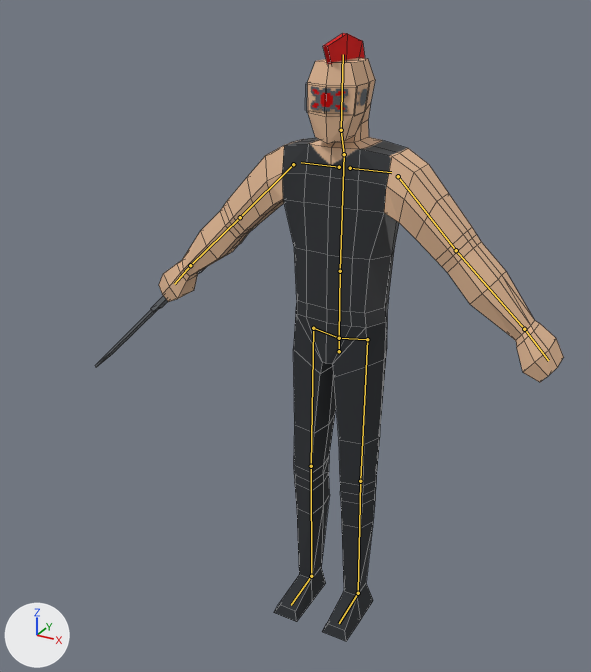
A saved change to the Blender file meshes/enemies/scrapper/scrapper.blend.
Both versions are drawn from a 50 mm camera at (0.88, -1.811, 1.783) aimed at (-0.047, -0.126, 0.941). Lighting does not change. The marker at lower left points along +X, +Y and +Z. The bones that bend it are drawn over the model as lines. Mesh edges are drawn as thin lines.

Names of what the first picture shows: 'Character', 'Character.001', 'Character.002', 'Cube'.
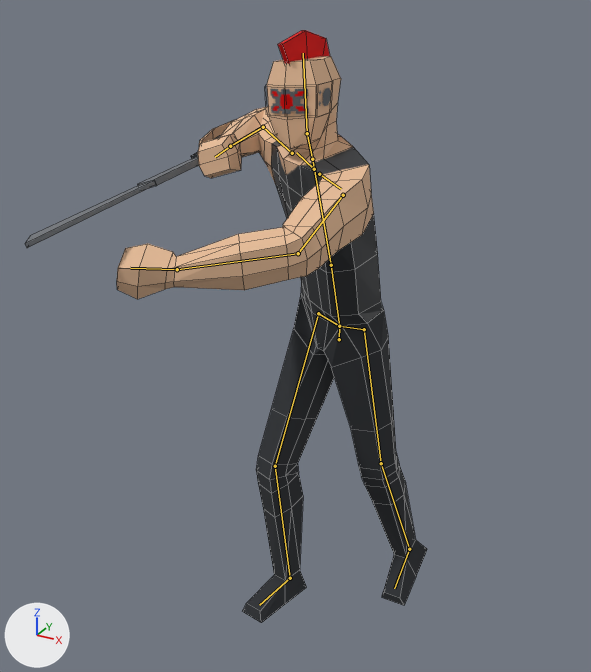
The newer file adds an action. The first version stands in its rest pose; the second is drawn at frame 4 of the action 'attack'.

What differs and where, as boxes [x1, y1, x2, y2] in the pictures (591 x 672 px):
'Character', posed (23% narrower): before [159, 58, 563, 641]; after [117, 56, 427, 623]
'Cube', posed (11% wider, 6% taller): before [311, 33, 365, 112]; after [270, 30, 330, 114]
'Character.001', posed: before [95, 239, 244, 367]; after [25, 120, 234, 248]
'Character.002', posed (8% wider): before [357, 88, 368, 106]; after [319, 87, 331, 106]
bone 'hip', root to tip: before (339, 351) to (339, 338); after (339, 339) to (339, 326)
bone 'spine', root to tip: before (339, 338) to (340, 271); after (339, 326) to (331, 265)
bone 'spine.001', root to tip: before (340, 271) to (344, 154); after (331, 265) to (312, 159)
bone 'shoulder.L', root to tip: before (350, 168) to (391, 172); after (319, 174) to (341, 189)
bone 'upper_arm.L', root to tip: before (398, 176) to (456, 250); after (343, 195) to (298, 253)
bone 'forearm.L', root to tip: before (456, 250) to (524, 329); after (298, 253) to (177, 269)
bone 'hand.L', root to tip: before (524, 329) to (548, 360); after (177, 269) to (130, 268)
bone 'shoulder.R', root to tip: before (339, 167) to (301, 162); after (314, 169) to (296, 152)
bone 'upper_arm.R', root to tip: before (293, 164) to (240, 217); after (292, 153) to (263, 127)
bone 'forearm.R', root to tip: before (240, 217) to (190, 265); after (263, 127) to (230, 146)
bone 'neck', root to tip: before (344, 154) to (341, 130); after (312, 159) to (307, 133)
bone 'thigh.L', root to tip: before (367, 339) to (360, 481); after (364, 329) to (381, 463)
bone 'shin.L', root to tip: before (360, 481) to (358, 593); after (381, 463) to (409, 549)
bone 'foot.L', root to tip: before (358, 593) to (339, 623); after (409, 549) to (394, 588)
bone 'thigh.R', root to tip: before (313, 328) to (311, 466); after (318, 313) to (275, 466)
bone 'shin.R', root to tip: before (311, 466) to (311, 576); after (275, 466) to (290, 578)
bone 'foot.R', root to tip: before (311, 576) to (291, 605); after (290, 578) to (259, 605)

The edits, one by one:
Bone 'hip' (bone_hip) moves from (0.0, 0.0, 0.0) to (0.0, 0.043, 0.0).
Bone 'hip' (bone_hip) turns from (0, 0, 0) to (0, -15, 0) degrees about its own x, y and z.
Bone 'spine' (bone_spine) turns from (0, 0, 0) to (15, -24, -9) degrees about its own x, y and z.
Bone 'spine.001' (bone_spine_001) turns from (0, 0, 0) to (6, 1, -2) degrees about its own x, y and z.
Bone 'shoulder.L' (bone_shoulder_l) turns from (0, 0, 0) to (4, -2, 1) degrees about its own x, y and z.
Bone 'upper_arm.L' (bone_upper_arm_l) turns from (0, 0, 0) to (53, 3, 41) degrees about its own x, y and z.
Bone 'forearm.L' (bone_forearm_l) turns from (0, 0, 0) to (57, -9, -3) degrees about its own x, y and z.
Bone 'hand.L' (bone_hand_l) turns from (0, 0, 0) to (11, -3, 10) degrees about its own x, y and z.
Bone 'shoulder.R' (bone_shoulder_r) turns from (0, 0, 0) to (-1, -1, 1) degrees about its own x, y and z.
Bone 'upper_arm.R' (bone_upper_arm_r) turns from (0, 0, 0) to (-2, -10, -40) degrees about its own x, y and z.
Bone 'forearm.R' (bone_forearm_r) turns from (0, 0, 0) to (148, 13, 16) degrees about its own x, y and z.
Bone 'neck' (bone_neck) turns from (0, 0, 0) to (-23, 37, -12) degrees about its own x, y and z.
Bone 'thigh.L' (bone_thigh_l) turns from (0, 0, 0) to (11, -9, -5) degrees about its own x, y and z.
Bone 'shin.L' (bone_shin_l) turns from (0, 0, 0) to (10, 0, -1) degrees about its own x, y and z.
Bone 'foot.L' (bone_foot_l) turns from (0, 0, 0) to (12, 0, 0) degrees about its own x, y and z.
Bone 'thigh.R' (bone_thigh_r) turns from (0, 0, 0) to (-24, -2, -2) degrees about its own x, y and z.
Bone 'shin.R' (bone_shin_r) turns from (0, 0, 0) to (29, 0, 0) degrees about its own x, y and z.
Bone 'foot.R' (bone_foot_r) turns from (0, 0, 0) to (-4, 3, 0) degrees about its own x, y and z.
